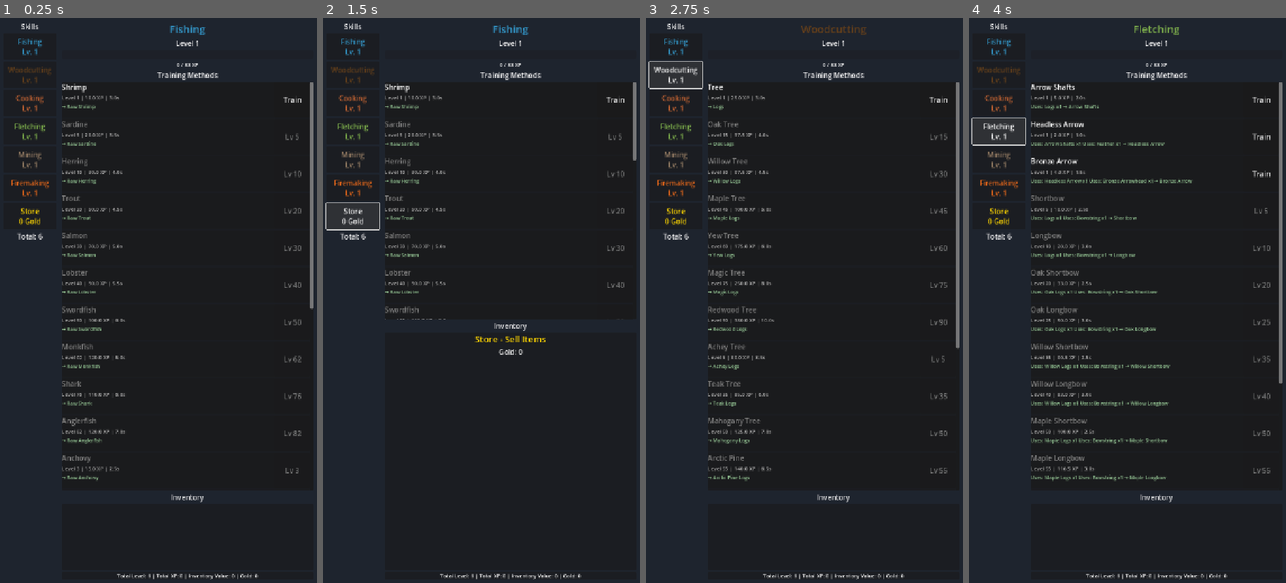
Above: before the commit, frames 1-4 (left to right).
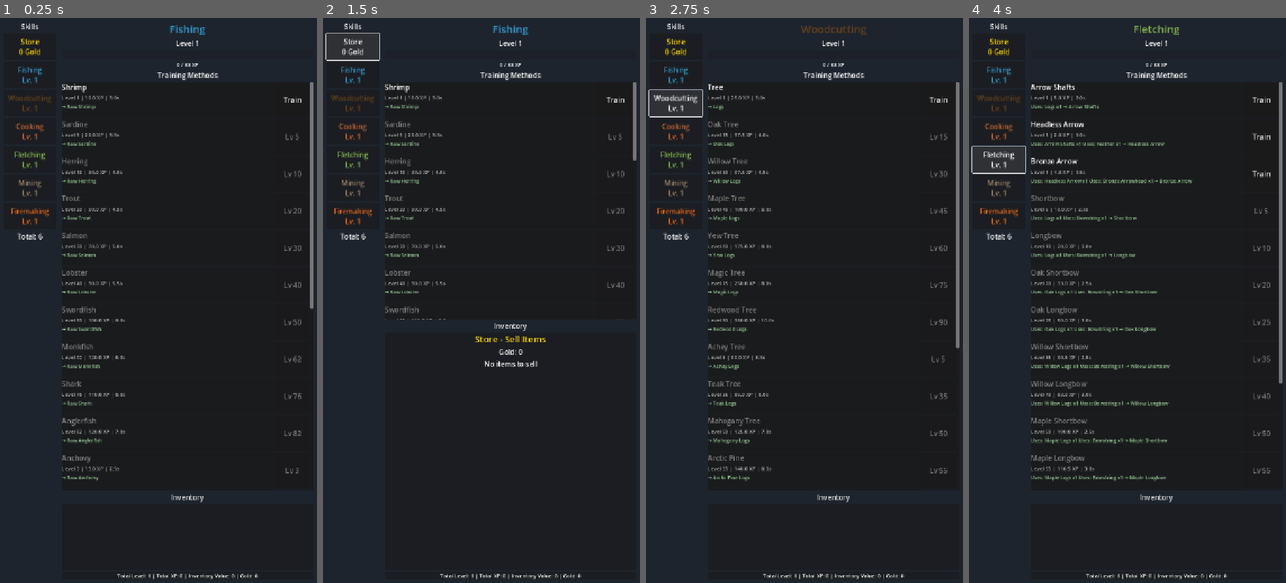
Above: after the commit, the same moments.

Repository: fahmed93/idlescapers
Game: Godot game, scene res://scenes/main.tscn
Two runs of this game, one before a commit and one after it. Both use one fixed random seed, a clock stepped at 60 frames per second and the inputs below.
Inputs:
- Up to frame 1 (0.25 s): no input
- Up to frame 2 (1.5 s): click "Fishing Lv. 1" at 0.5 s; click "Store 0 Gold" at 1.25 s
- Up to frame 3 (2.75 s): click "Woodcutting Lv. 1" at 2 s
- Up to frame 4 (4 s): click "Cooking Lv. 1" at 2.75 s; click "Fletching Lv. 1" at 3.5 s

The runs differ from the first frame. In frame 1, 0.8% of the frame differs, in the area x 2-17%, y 3-37%; in frame 2, 1.1%; in frame 3, 1.1%, in the area x 0-18%, y 3-37%; in frame 4, 1.1%.

Commit message:
Refactor Store UI code based on code review feedback
Co-authored-by: fahmed93 <4407704+fahmed93@users.noreply.github.com>

Diff:
--- a/scripts/main.gd
+++ b/scripts/main.gd
@@ -23,13 +23,16 @@
 var is_store_view: bool = false
 var store_button: Button = null
 var store_panel: PanelContainer = null
+var store_items_list: VBoxContainer = null
+var store_gold_label: Label = null
 
 func _ready() -> void:
 	_setup_signals()
+	_create_store_ui()
+	_create_store_button()
 	_populate_skill_sidebar()
 	_update_total_stats()
 	_hide_training_panel()
-	_create_store_ui()
 
 	# Select first skill by default
 	if not GameManager.skills.is_empty():
@@ -70,15 +73,6 @@
 		button.pressed.connect(_on_skill_selected.bind(skill_id))
 		skill_sidebar.add_child(button)
 		skill_buttons[skill_id] = button
-
-	# Add Store button if not already added
-	if store_button == null:
-		store_button = Button.new()
-		store_button.custom_minimum_size = Vector2(0, 60)
-		store_button.text = "Store\n%d Gold" % Store.get_gold()
-		store_button.add_theme_color_override("font_color", Color(1.0, 0.84, 0.0))  # Gold color
-		store_button.pressed.connect(_on_store_selected)
-		skill_sidebar.add_child(store_button)
 
 	# Add total level display at bottom
 	var total_label := Label.new()
@@ -331,12 +325,11 @@
 	store_header.add_theme_color_override("font_color", Color(1.0, 0.84, 0.0))
 	store_vbox.add_child(store_header)
 
-	var gold_label := Label.new()
-	gold_label.name = "GoldLabel"
-	gold_label.text = "Gold: %d" % Store.get_gold()
-	gold_label.horizontal_alignment = HORIZONTAL_ALIGNMENT_CENTER
-	gold_label.add_theme_font_size_override("font_size", 16)
-	store_vbox.add_child(gold_label)
+	store_gold_label = Label.new()
+	store_gold_label.text = "Gold: %d" % Store.get_gold()
+	store_gold_label.horizontal_alignment = HORIZONTAL_ALIGNMENT_CENTER
+	store_gold_label.add_theme_font_size_override("font_size", 16)
+	store_vbox.add_child(store_gold_label)
 
 	# Store items list
 	var scroll := ScrollContainer.new()
@@ -344,14 +337,22 @@
 	scroll.horizontal_scroll_mode = ScrollContainer.SCROLL_MODE_DISABLED
 	store_vbox.add_child(scroll)
 
-	var store_items_list := VBoxContainer.new()
-	store_items_list.name = "StoreItemsList"
+	store_items_list = VBoxContainer.new()
 	store_items_list.size_flags_horizontal = Control.SIZE_EXPAND_FILL
 	scroll.add_child(store_items_list)
 
 	# Add to main content (after inventory panel)
 	main_content.add_child(store_panel)
 	main_content.move_child(store_panel, inventory_panel.get_index() + 1)
+
+## Create Store button
+func _create_store_button() -> void:
+	store_button = Button.new()
+	store_button.custom_minimum_size = Vector2(0, 60)
+	store_button.text = "Store\n%d Gold" % Store.get_gold()
+	store_button.add_theme_color_override("font_color", Color(1.0, 0.84, 0.0))  # Gold color
+	store_button.pressed.connect(_on_store_selected)
+	skill_sidebar.add_child(store_button)
 
 ## Show store view
 func _on_store_selected() -> void:
@@ -377,15 +378,11 @@
 
 ## Populate store items list
 func _populate_store_items() -> void:
-	if not store_panel:
-		return
-
-	var items_list := store_panel.get_node_or_null("VBoxContainer/ScrollContainer/StoreItemsList")
-	if not items_list:
+	if not store_items_list:
 		return
 
 	# Clear existing items
-	for child in items_list.get_children():
+	for child in store_items_list.get_children():
 		child.queue_free()
 
 	var items := Inventory.get_all_items()
@@ -393,7 +390,7 @@
 		var empty_label := Label.new()
 		empty_label.text = "No items to sell"
 		empty_label.horizontal_alignment = HORIZONTAL_ALIGNMENT_CENTER
-		items_list.add_child(empty_label)
+		store_items_list.add_child(empty_label)
 		return
 
 	for item_id in items:
@@ -446,7 +443,7 @@
 		sell_all_button.pressed.connect(_on_sell_item.bind(item_id, count))
 		button_vbox.add_child(sell_all_button)
 
-		items_list.add_child(item_panel)
+		store_items_list.add_child(item_panel)
 
 ## Handle selling an item
 func _on_sell_item(item_id: String, amount: int) -> void:
@@ -462,10 +459,8 @@
 		store_button.text = "Store\n%d Gold" % new_amount
 
 	# Update gold label in store panel
-	if store_panel:
-		var gold_label := store_panel.get_node_or_null("VBoxContainer/GoldLabel")
-		if gold_label:
-			gold_label.text = "Gold: %d" % new_amount
+	if store_gold_label:
+		store_gold_label.text = "Gold: %d" % new_amount
 
 ## Handle item sold signal
 func _on_item_sold(item_id: String, amount: int, gold_earned: int) -> void:
